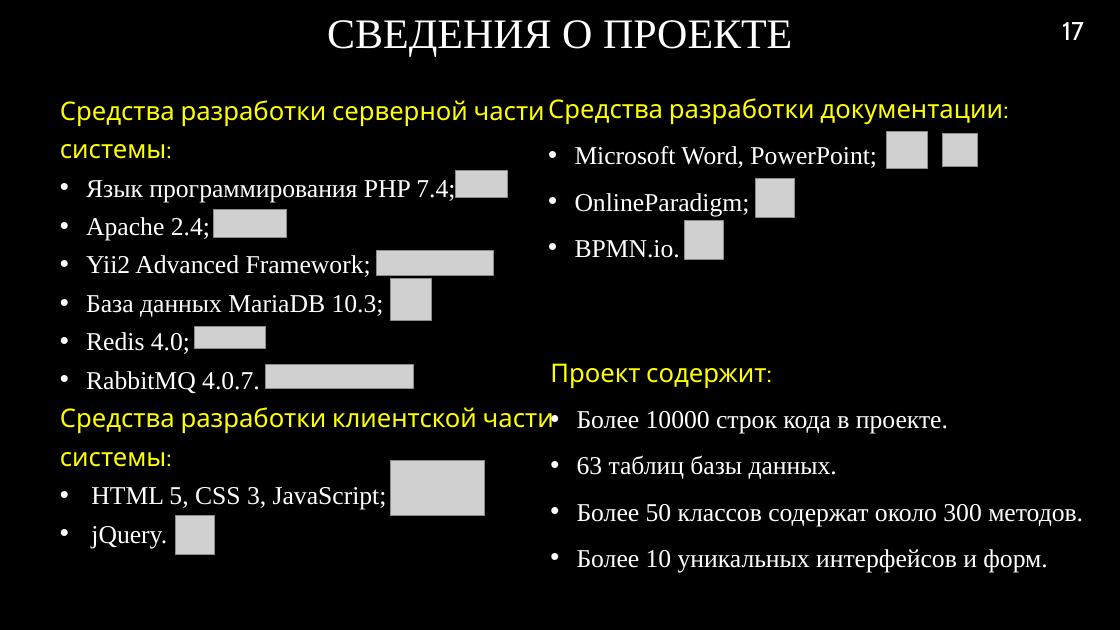
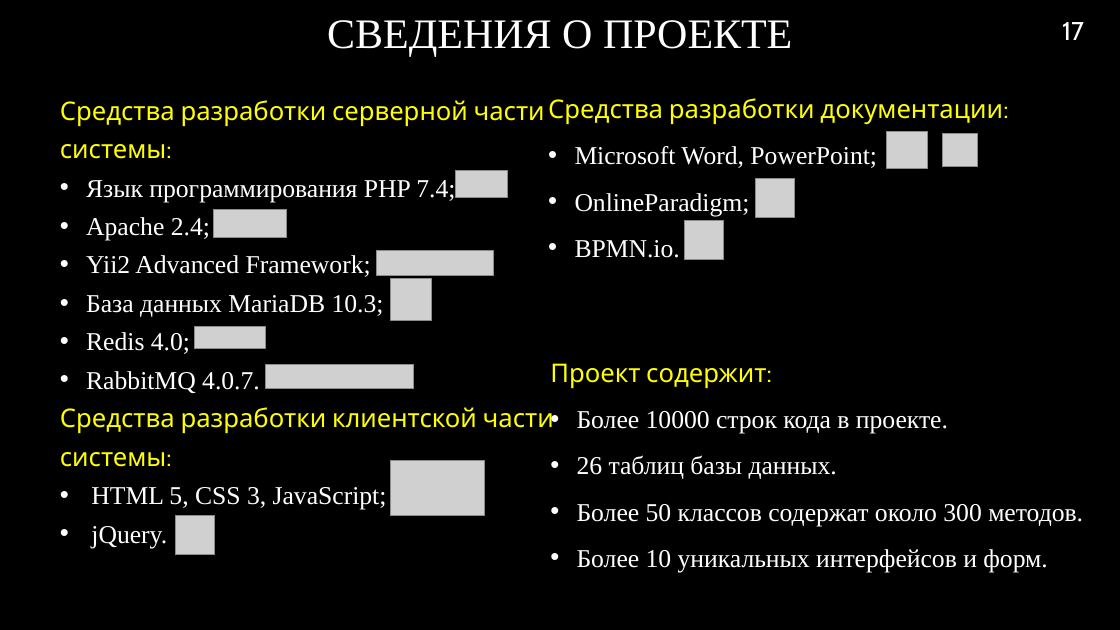
Before and after one commit to RAdKuzur/ASTU, a slide deck: slide 17 of Дипломная работа/Диплом/Презентация.pptx. Drawn at 1120x630 pixels with LibreOffice and Linux fonts; fonts in the diff are those of the drawing; grey boxes stand for pictures; background and template pictures are left out. Boxes give left, top, right and bottom in pixels: in the first picture for what was removed or moved away, otherwise in the second. Text is boxed around its words. In the diff, an @@ line names an element or a change of style, - is before the commit and + after.

```diff
--- a/Дипломная работа/Диплом/Презентация.pptx
+++ b/Дипломная работа/Диплом/Презентация.pptx
@@ text at <box>577,455,837,479</box>: text changed @@
-• 63 таблиц базы данных.
+• 26 таблиц базы данных.
```
Also in this commit, not shown: 1 other slide changed, 1 other file.
